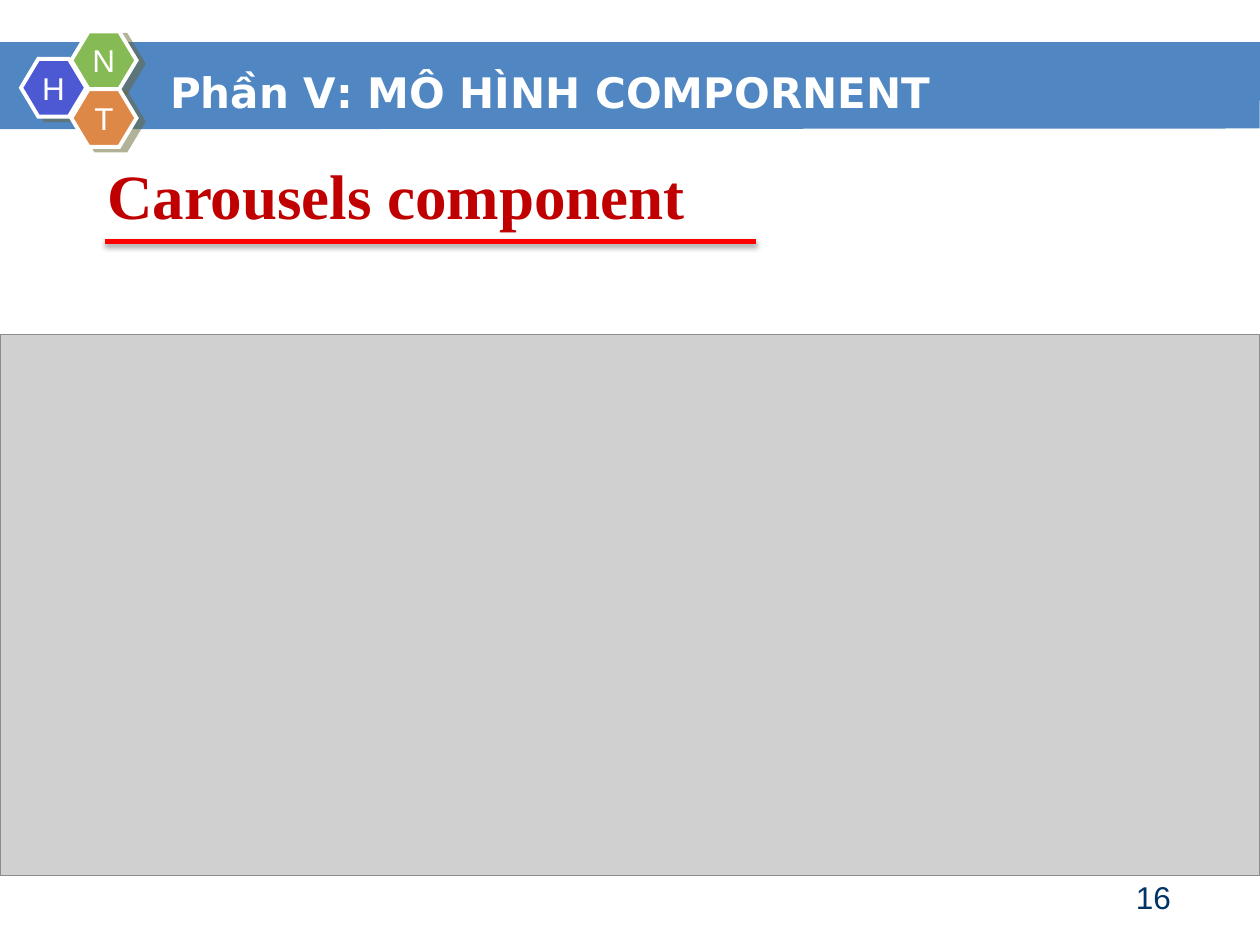
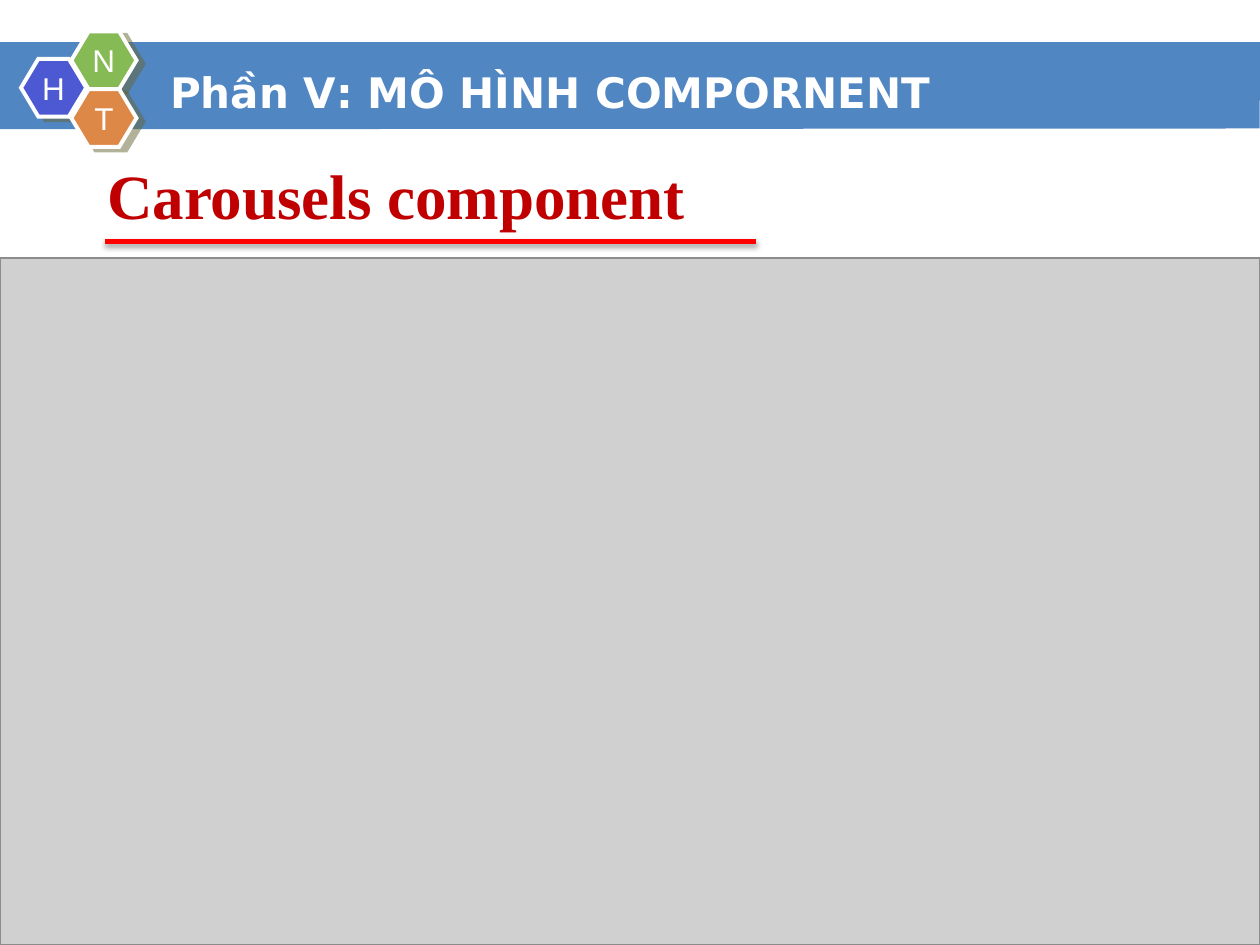
Before and after one commit to cuongchu264/PTTKHuongDoiTuong, a slide deck: slide 16 of Báo cáo/BaoCaoCuoiKi_PTTKHDT_Nhom8_19CNTTD.pptx. Drawn at 1260x945 pixels with LibreOffice and Linux fonts; fonts in the diff are those of the drawing; grey boxes stand for pictures; background and template pictures are left out. Boxes give left, top, right and bottom in pixels: in the first picture for what was removed or moved away, otherwise in the second. Text is boxed around its words. In the diff, an @@ line names an element or a change of style, - is before the commit and + after.

```diff
--- a/Báo cáo/BaoCaoCuoiKi_PTTKHDT_Nhom8_19CNTTD.pptx
+++ b/Báo cáo/BaoCaoCuoiKi_PTTKHDT_Nhom8_19CNTTD.pptx
@@ picture: place and size @@
-picture at box(0, 334, 1260, 874)
+picture at box(0, 258, 1260, 945)
@@ page number removed at box(1136, 887, 1171, 910) @@
-16
```
Also in this commit, not shown: 8 other slides changed, 24 other files.
